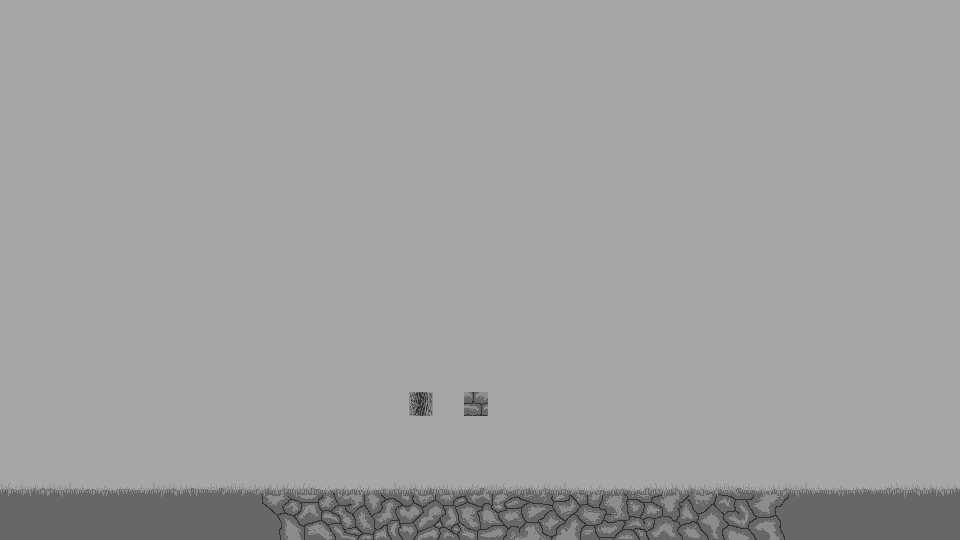
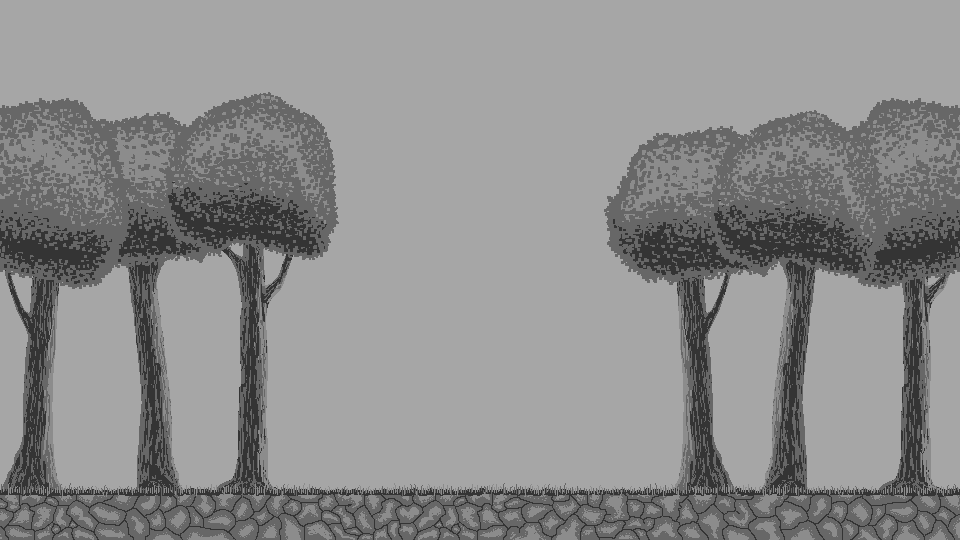
Layer changes from the first (960, 540) image to the second:
hid "Brick" over [464, 392, 488, 416]
hid "Log" over [409, 392, 433, 416]
moved "Grass" above "Base", painted on it over [0, 483, 960, 497]
painted on "Ground" over [0, 492, 960, 540]
added group "Tree" (1st of 6) with 2 layers above "Tree" over [164, 92, 339, 492]
added layer "Leaves" (1st of 6, in "Tree") in group "Tree" over [164, 92, 339, 260]
added layer "Trunk" (1st of 6, in "Tree") in group "Tree" over [213, 231, 297, 492]
added group "Tree" (2nd of 6) with 2 layers above "Tree" over [0, 98, 130, 511]
added layer "Leaves" (2nd of 6, in "Tree") in group "Tree" over [0, 98, 130, 289]
added layer "Trunk" (2nd of 6, in "Tree") in group "Tree" over [0, 267, 68, 511]
added group "Tree" (3rd of 6) with 2 layers above "Tree" over [41, 112, 230, 492]
added layer "Leaves" (3rd of 6, in "Tree") in group "Tree" over [41, 112, 230, 271]
added layer "Trunk" (3rd of 6, in "Tree") in group "Tree" over [125, 253, 185, 492]
added group "Tree" (4th of 6) with 2 layers above "Tree" over [710, 110, 885, 492]
added layer "Leaves" (4th of 6, in "Tree") in group "Tree" over [710, 110, 885, 278]
added layer "Trunk" (4th of 6, in "Tree") in group "Tree" over [759, 253, 819, 492]
added group "Tree" (5th of 6) with 2 layers above "Tree" over [604, 126, 793, 511]
added layer "Leaves" (5th of 6, in "Tree") in group "Tree" over [604, 126, 793, 285]
added layer "Trunk" (5th of 6, in "Tree") in group "Tree" over [668, 267, 736, 496]
added group "Tree" (6th of 6) with 2 layers above "Sky" over [830, 98, 960, 492]
added layer "Leaves" (6th of 6, in "Tree") in group "Tree" over [830, 98, 960, 289]
added layer "Trunk" (6th of 6, in "Tree") in group "Tree" over [876, 231, 960, 492]
